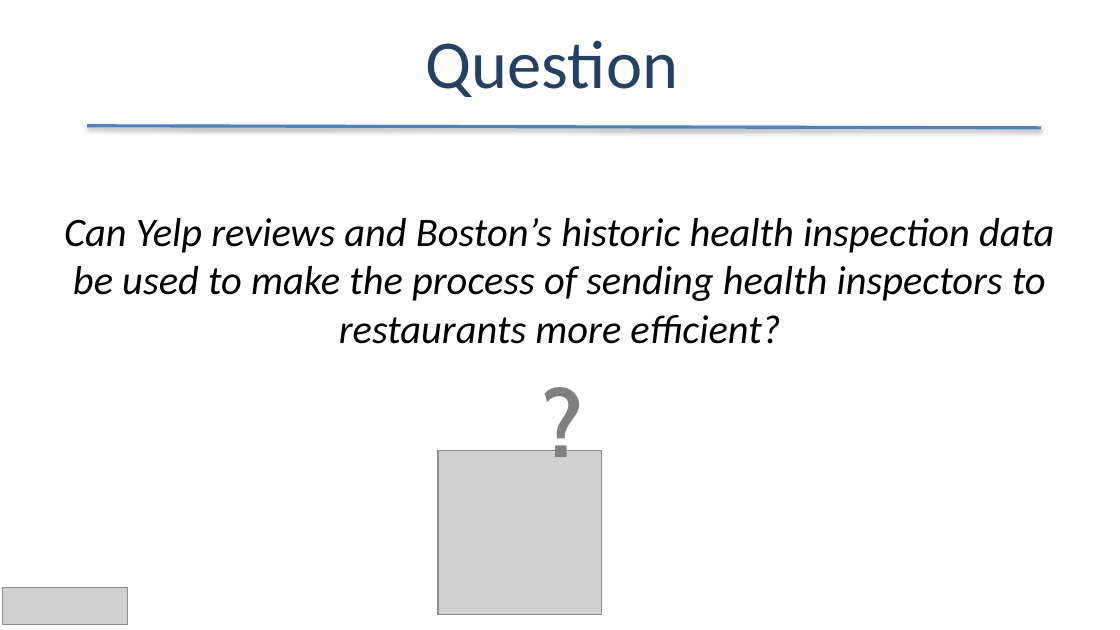
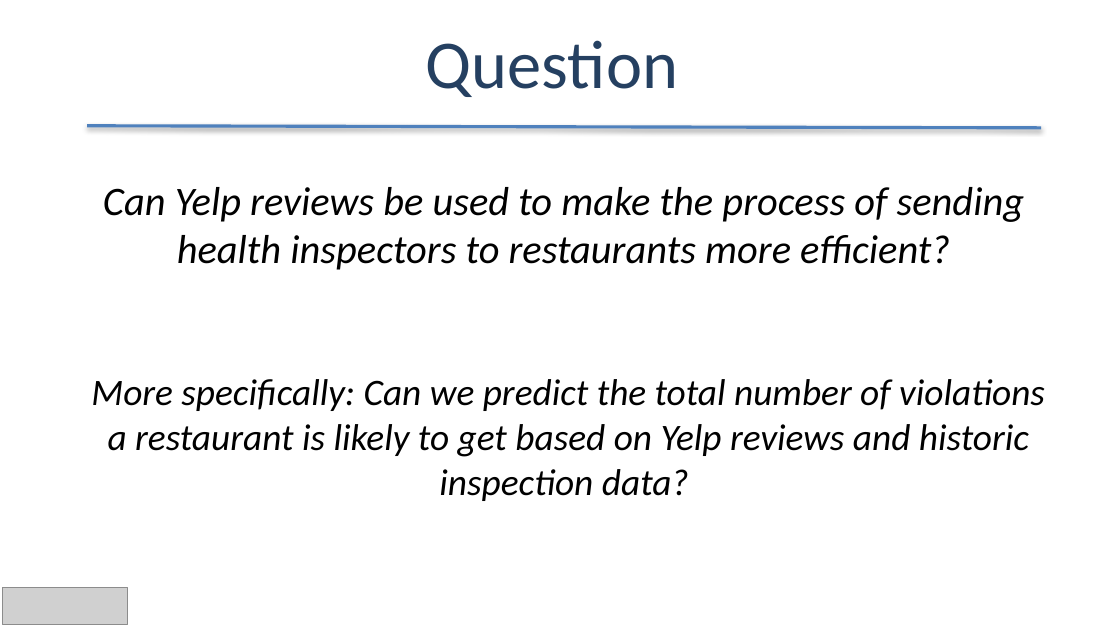
Before and after one commit to shehzadb03/General_Assembly_Yelp_NLP_Draft, a slide deck: slide 3 of DAT7_Bashir.pptx. Drawn at 1120x630 pixels with LibreOffice and Linux fonts; fonts in the diff are those of the drawing; grey boxes stand for pictures. Boxes give left, top, right and bottom in pixels: in the first picture for what was removed or moved away, otherwise in the second. Text is boxed around its words. In the diff, an @@ line names an element or a change of style, - is before the commit and + after.

```diff
--- a/DAT7_Bashir.pptx
+++ b/DAT7_Bashir.pptx
@@ text at [103,187,1024,270]: text changed @@
-Can Yelp reviews and Boston’s historic health inspection data be used to make the process of sending health inspectors to restaurants more efficient?
+Can Yelp reviews be used to make the process of sending health inspectors to restaurants more efficient?
@@ text added at [91,379,1045,501], 24 pt, text #000000, italic @@
+More specifically: Can we predict the total number of violations a restaurant is likely to get based on Yelp reviews and historic inspection data?
@@ text removed at [442,360,684,476] @@
-?
@@ picture removed at [438,450,601,614] @@
```
Also in this commit, not shown: 5 other slides changed, 9 slides added, 2 slides removed.
